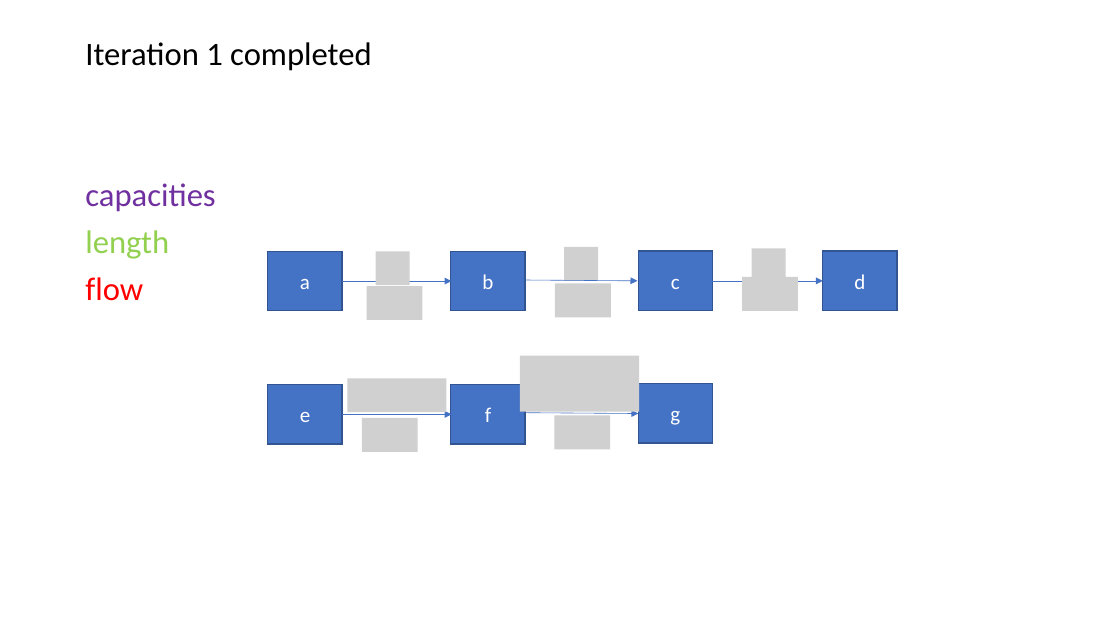
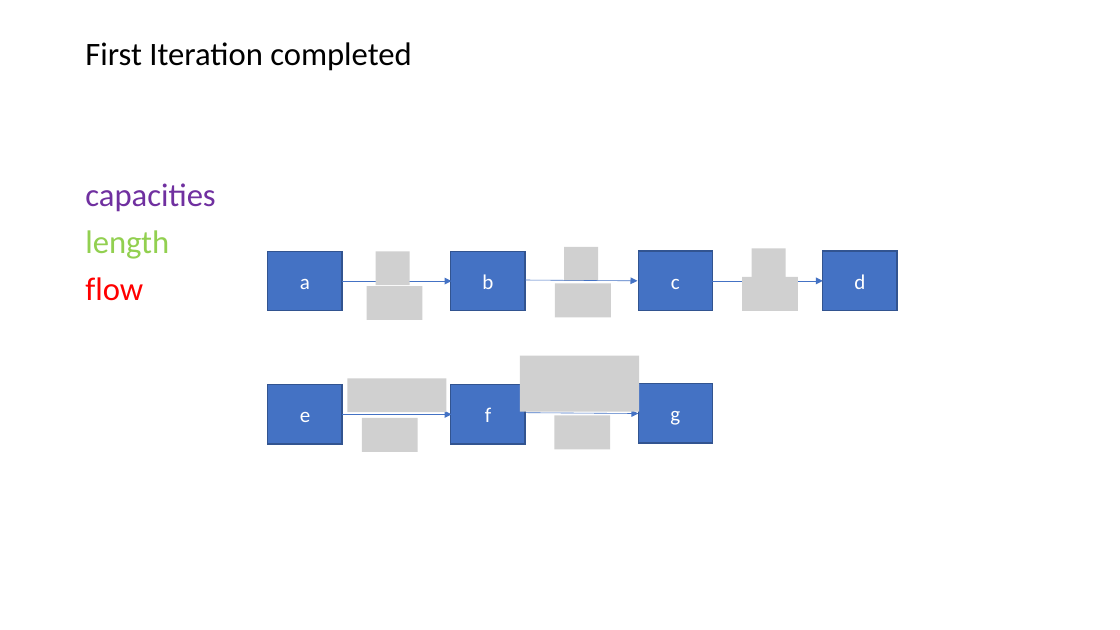
Before and after one commit to Speedphil544/Vortrag, a slide deck: slide 20 of MMCFP.pptx (slide 22 before the commit). Drawn at 1120x630 pixels with LibreOffice and Linux fonts; fonts in the diff are those of the drawing; grey boxes stand for pictures. Boxes give left, top, right and bottom in pixels: in the first picture for what was removed or moved away, otherwise in the second. Text is boxed around its words. In the diff, an @@ line names an element or a change of style, - is before the commit and + after.

```diff
--- a/MMCFP.pptx
+++ b/MMCFP.pptx
@@ text at [85, 42, 411, 71]: text changed @@
-Iteration 1 completed
+First Iteration completed
```
Also in this commit, not shown: 1 other slide changed, 3 slides added, 3 slides removed.
